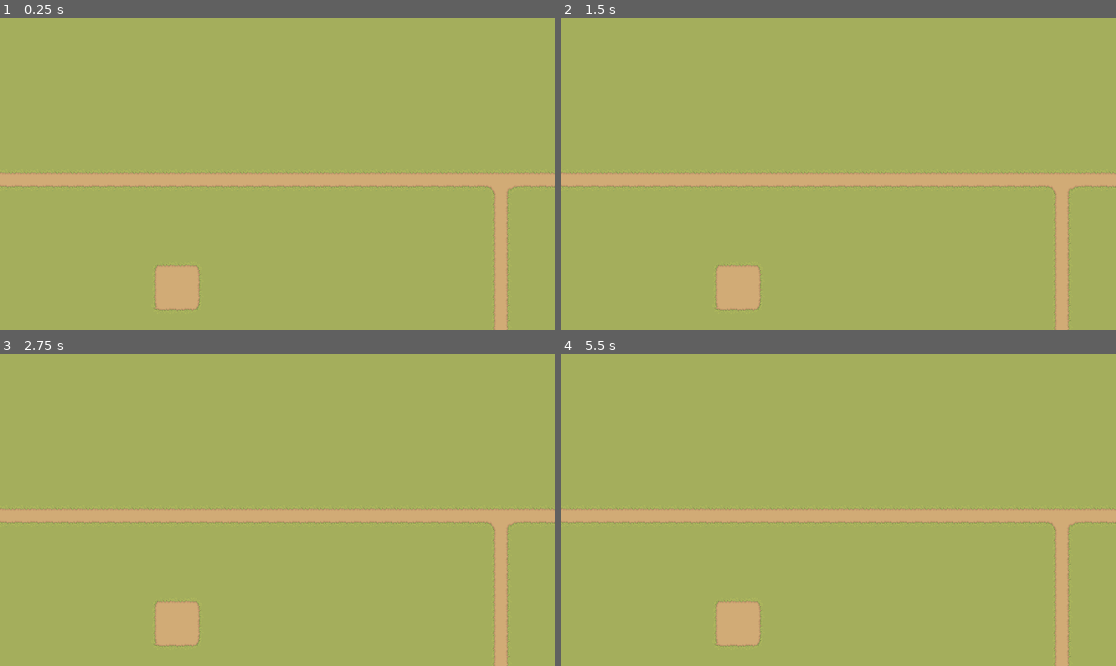
Above: before the commit, frames 1-4 (two rows, left to right).
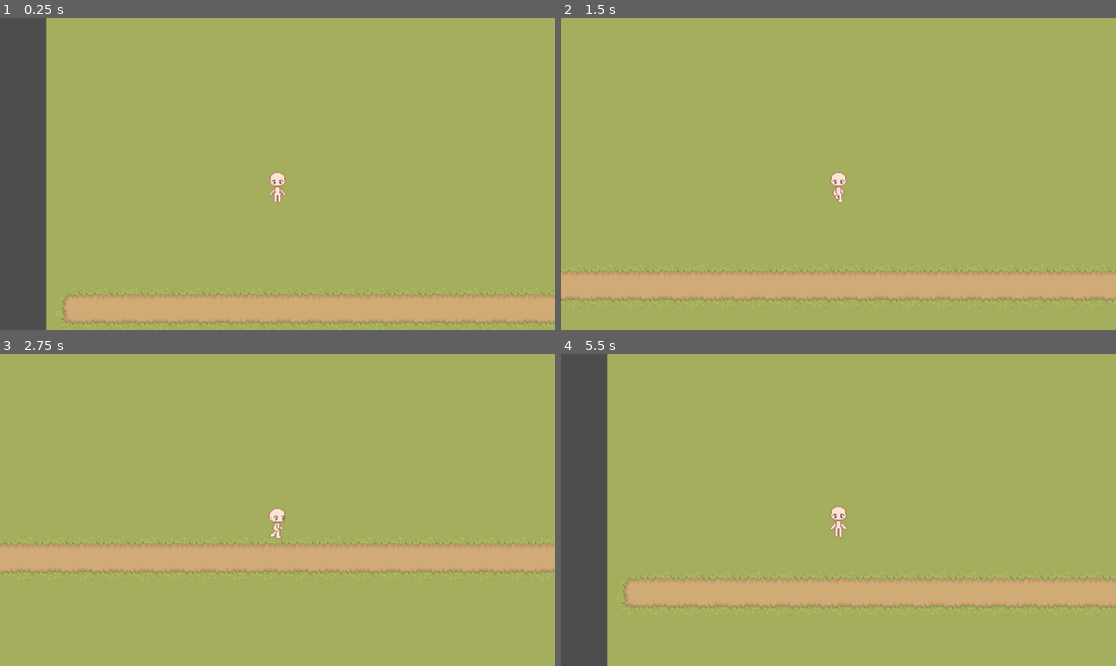
Above: after the commit, the same moments.

Repository: kevyntapnio/florella
Game: Godot game, scene res://tileset/level_farm.tscn
Two runs of this game, one before a commit and one after it. Both use one fixed random seed, a clock stepped at 60 frames per second and the inputs below. The project has no main scene, so this scene is started directly.
Inputs:
- Up to frame 1 (0.25 s): no input
- Up to frame 2 (1.5 s): hold D (move_right) 0.53-1.28 s; hold S (move_down) from 1.28 s (still down)
- Up to frame 3 (2.75 s): release S (move_down) at 2.03 s; hold D (move_right) from 2.03 s (still down)
- Up to frame 4 (5.5 s): release D (move_right) at 2.78 s; hold W (move_up) 2.78-3.53 s; hold A (move_left) 3.53-5.03 s; hold S (move_down) from 5.03 s (still down)

The runs differ from the first frame. In frame 1, 22% of the frame differs, in the area x 0-100%, y 0-100%; in frame 2, 14%; in frame 3, 15%; in frame 4, 22%.

Commit message:
add player to level

Diff:
--- a/player.tscn
+++ b/player.tscn
@@ -176,3 +176,7 @@
 
 [node name="Camera2D" type="Camera2D" parent="." unique_id=2034566478]
 zoom = Vector2(2, 2)
+
+[node name="InteractionArea" type="Area2D" parent="." unique_id=1981826413]
+
+[node name="CollisionShape2D" type="CollisionShape2D" parent="InteractionArea" unique_id=114551351]
--- a/tileset/level_farm.tscn
+++ b/tileset/level_farm.tscn
@@ -2,6 +2,7 @@
 
 [ext_resource type="TileSet" uid="uid://d14sq78rllnfu" path="res://tileset/grass-dirt.tres" id="1_s088y"]
 [ext_resource type="Script" uid="uid://m8ldb56nw16r" path="res://tilemap_logic_layer.gd" id="2_k5frs"]
+[ext_resource type="PackedScene" uid="uid://btttkhmphug02" path="res://player.tscn" id="3_k5frs"]
 
 [node name="Node2D" type="Node2D" unique_id=1369154645]
 
@@ -16,3 +17,6 @@
 position = Vector2(-16, -16)
 tile_map_data = PackedByteArray("AAD/////AAAAAAMAAAAAAP//AAAAAAMAAAD//wAAAAAAAAMAAAAAAAAAAAAAAAMAAAD//wEAAAAAAAMAAAAAAA …(28432 unchanged characters)…
 tile_set = ExtResource("1_s088y")
+
+[node name="Player" parent="." unique_id=1372264591 instance=ExtResource("3_k5frs")]
+position = Vector2(192, 196)
